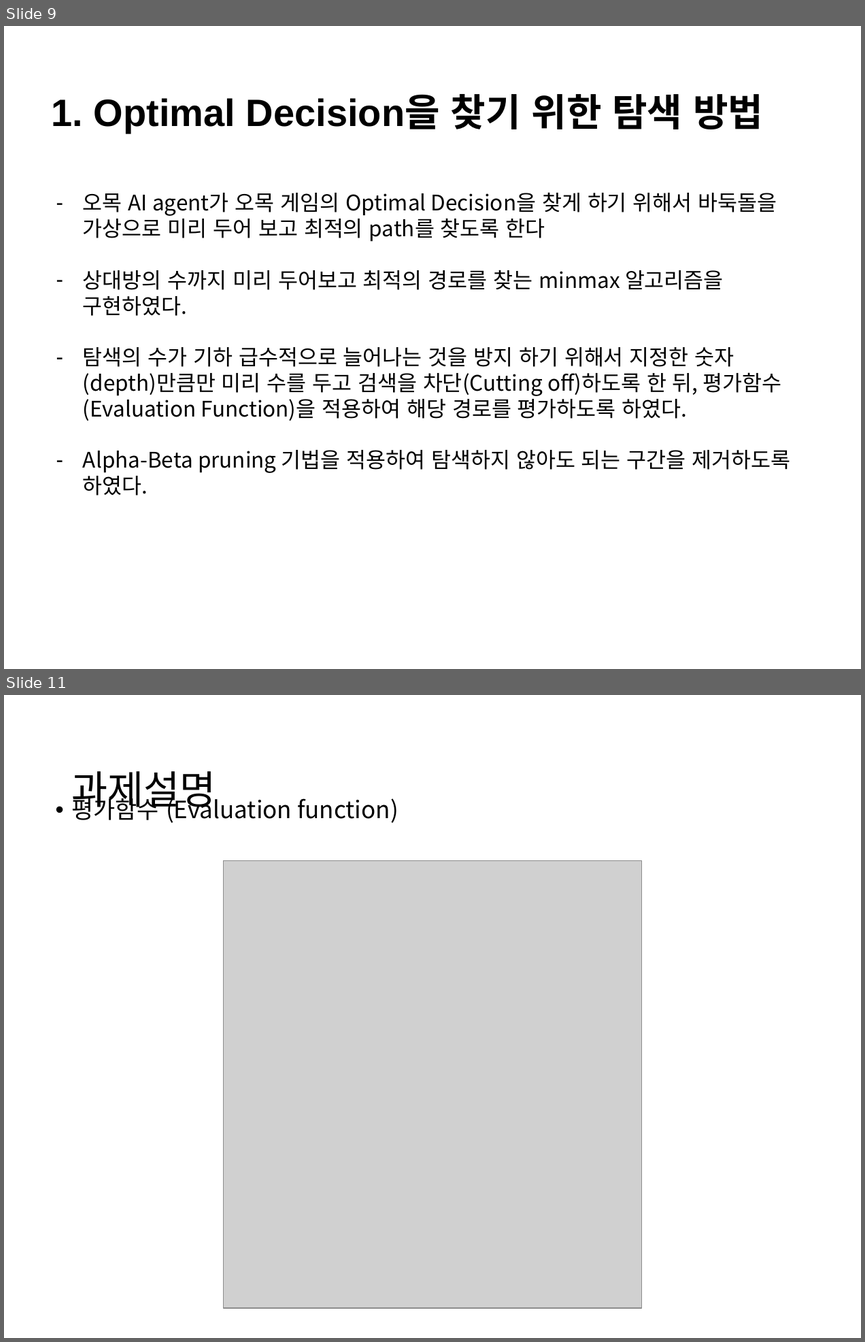
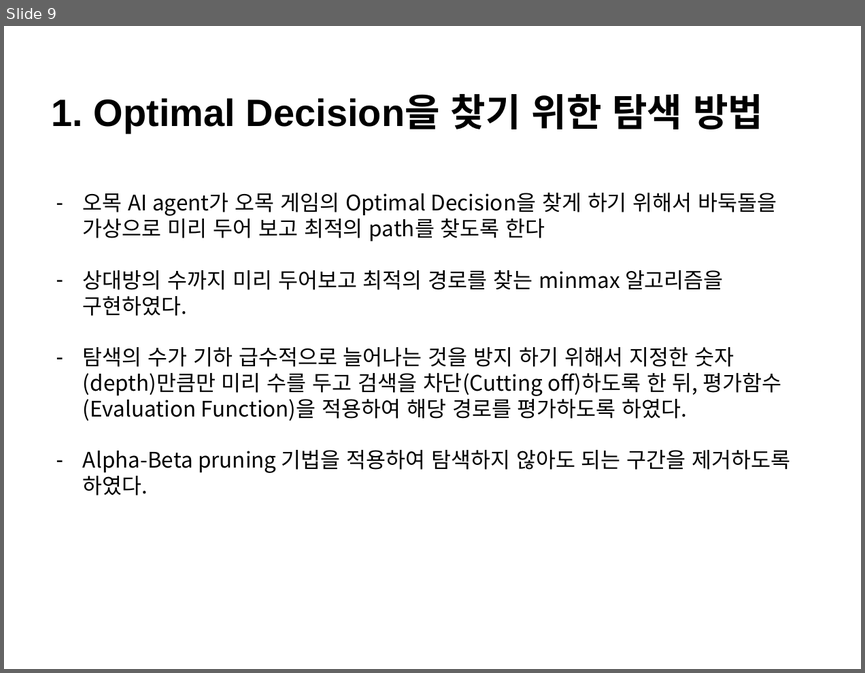
Before and after one commit to ChanJun-Park/AI_Gomoku, a slide deck: 최종보고서.pptx. Shown one above the other, each under a label of ours: slides 9 and 11 before the commit, slide 9 after it; the slides between them are not shown. The pictures are 865x1342 and 865x673 pixels, drawn with LibreOffice and Linux fonts; fonts in the diff are those of the drawing; grey boxes stand for pictures. Boxes give left, top, right and bottom in pixels: in the first picture for what was removed or moved away, otherwise in the second. Text is boxed around its words. In the diff, an @@ line names an element or a change of style, - is before the commit and + after.

```diff
--- a/최종보고서.pptx
+++ b/최종보고서.pptx
@@ slide 11 removed at (x1=4, y1=695, x2=861, y2=1338), background #FFFFFF @@
@@ title removed at (x1=71, y1=771, x2=215, y2=814) @@
-과제설명
@@ text removed at (x1=71, y1=794, x2=398, y2=823) @@
-• 평가함수 (Evaluation function)
@@ picture removed at (x1=224, y1=860, x2=641, y2=1308) @@
```
Also in this commit, not shown: 6 slides changed, 7 slides added, 1 other slide removed, 9 other files.
